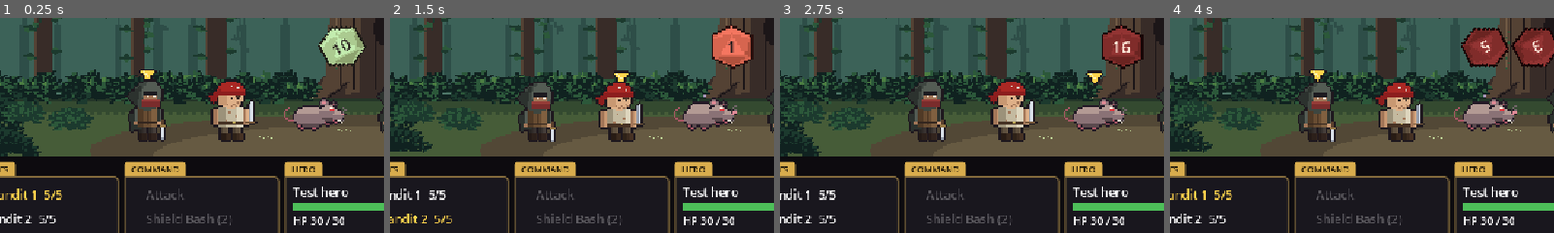
Above: before the commit, frames 1-4 (left to right).
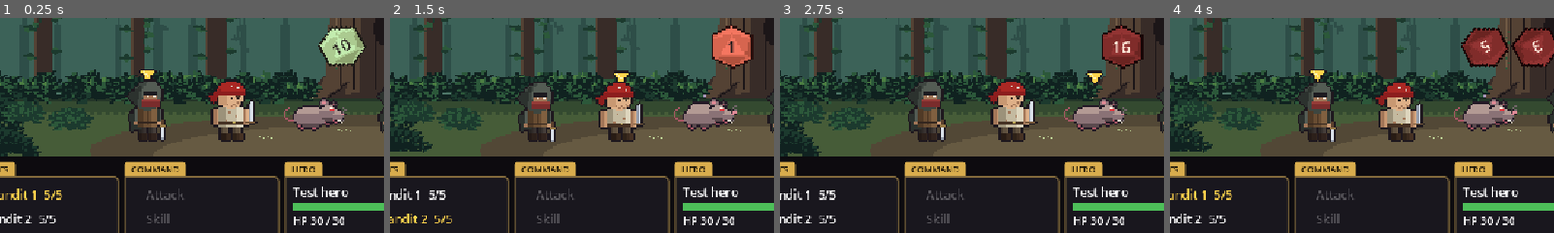
Above: after the commit, the same moments.

Repository: khasmn/project-k
Game: Godot game, scene res://scenes/combat/combat.tscn
Two runs of this game, one before a commit and one after it. Both use one fixed random seed, a clock stepped at 60 frames per second and the inputs below. This scene is started directly instead of the project's main scene.
Inputs (mouse positions are % of the whole screen's width and height, from its top left):
- Up to frame 1 (0.25 s): no input
- Up to frame 2 (1.5 s): click (25, 46) at 0.52 s; click (36, 46) at 1.27 s
- Up to frame 3 (2.75 s): click (46, 46) at 2.02 s
- Up to frame 4 (4 s): click (57, 46) at 2.77 s; click "Bandit 1 5/5" at 3.5 s
The pictures show only the part of the screen within x 6-56%, y 25-75%; the shares and areas given below are measured in that part.

The runs differ from the first frame. In frame 1, 0.3% of the frame differs, in the area x 40-61%, y 90-97%; in frame 2, 0.3%; in frame 3, 0.3%; in frame 4, 0.3%.

Commit message:
Add skill list and a second skill per class
Co-Authored-By: Claude Opus 5.5 <noreply@anthropic.com>

Diff:
--- a/data/classes.json
+++ b/data/classes.json
@@ -1,10 +1,10 @@
 {
-	"warrior": {"name": "Warrior", "impact": "slash", "skill": "shield_bash", "role": "Front-line melee", "weapon": "Sword", "damage_die": 8, "attack_stat": "attack", "evolves": "Knight or Berserker",
+	"warrior": {"name": "Warrior", "impact": "slash", "skills": ["shield_bash", "iron_guard"], "role": "Front-line melee", "weapon": "Sword", "damage_die": 8, "attack_stat": "attack", "evolves": "Knight or Berserker",
 		"stats": {"hp": 32, "attack": 3, "magic": 0, "defense": 2, "speed": 1, "charisma": 1, "luck": 1}},
-	"archer": {"name": "Archer", "projectile": "arrow", "impact": "punch", "skill": "poison_arrow", "role": "Ranged damage", "weapon": "Bow", "damage_die": 8, "attack_stat": "attack", "evolves": "Ranger or Sharpshooter",
+	"archer": {"name": "Archer", "projectile": "arrow", "impact": "punch", "skills": ["poison_arrow", "aimed_shot"], "role": "Ranged damage", "weapon": "Bow", "damage_die": 8, "attack_stat": "attack", "evolves": "Ranger or Sharpshooter",
 		"stats": {"hp": 34, "attack": 3, "magic": 0, "defense": 2, "speed": 3, "charisma": 1, "luck": 2}},
-	"mage": {"name": "Mage", "projectile": "bolt", "impact": "spark", "skill": "fireball", "role": "Spells", "weapon": "Magic bolt", "damage_die": 10, "attack_stat": "magic", "evolves": "Elementalist or Warlock",
+	"mage": {"name": "Mage", "projectile": "bolt", "impact": "spark", "skills": ["fireball", "frost_bolt"], "role": "Spells", "weapon": "Magic bolt", "damage_die": 10, "attack_stat": "magic", "evolves": "Elementalist or Warlock",
 		"stats": {"hp": 30, "attack": 0, "magic": 4, "defense": 1, "speed": 2, "charisma": 2, "luck": 1}},
-	"brawler": {"name": "Brawler", "impact": "punch", "skill": "flurry", "role": "Fast unarmed combos", "weapon": "Fists", "damage_die": 8, "attack_stat": "attack", "evolves": "Monk or Pit Fighter",
+	"brawler": {"name": "Brawler", "impact": "punch", "skills": ["flurry", "uppercut"], "role": "Fast unarmed combos", "weapon": "Fists", "damage_die": 8, "attack_stat": "attack", "evolves": "Monk or Pit Fighter",
 		"stats": {"hp": 30, "attack": 3, "magic": 0, "defense": 2, "speed": 4, "charisma": 1, "luck": 1}}
 }
--- a/data/skills.json
+++ b/data/skills.json
@@ -7,6 +7,14 @@
 		"save": "speed", "area": "all", "effect": {"status": "burn", "power": 2, "turns": 2}},
 	"flurry": {"name": "Flurry", "pose": "brawler_skill", "impact": "punch", "cost": 2, "description": "Two attacks this turn, each at -2 to hit.",
 		"attacks": 2, "to_hit": -2},
+	"iron_guard": {"name": "Iron Guard", "pose": "warrior_guard", "shield_fx": "gold_shield", "cost": 1, "description": "No attack. You gain Shield 6: it blocks the next 6 damage.",
+		"shield": 6},
+	"aimed_shot": {"name": "Aimed Shot", "pose": "archer_aimed", "projectile": "arrow", "impact": "spark", "cost": 2, "description": "Attack with advantage (roll two d20, keep the higher). +1d6 damage on a hit.",
+		"advantage": true, "extra_die": 6},
+	"frost_bolt": {"name": "Frost Bolt", "pose": "mage_frost", "projectile": "frost_bolt", "impact": "ice", "cost": 2, "description": "Attack. On a hit the target makes a Speed save or is frozen (stunned: loses its next turn).",
+		"effect": {"status": "stun", "save": "speed"}},
+	"uppercut": {"name": "Uppercut", "pose": "brawler_uppercut", "impact": "uppercut", "cost": 2, "description": "Attack at -2 to hit, +1d8 damage on a hit.",
+		"to_hit": -2, "extra_die": 8},
 
 	"diseased_bite": {"name": "Diseased Bite", "impact": "bite", "effect": {"status": "poison", "power": 1, "turns": 3, "save": "defense"}},
 	"cheap_shot": {"name": "Cheap Shot", "aura": "dust", "impact": "slash", "advantage": true},
--- a/scripts/character/character_draft.gd
+++ b/scripts/character/character_draft.gd
@@ -51,7 +51,7 @@
 		"speed": s.speed,
 		"damage_die": hero_class.damage_die,
 		"weapon": hero_class.weapon.to_lower(),
-		"skill": hero_class.skill,
+		"skills": hero_class.skills,
 		"effects": races[race_id].get("effects", {}).merged(talents[talent_id].get("effects", {})),
 		"passive_names": _passive_names(),
 	}
--- a/scripts/combat/combat_screen.gd
+++ b/scripts/combat/combat_screen.gd
@@ -33,7 +33,7 @@
 
 func _ready() -> void:
 	%AttackButton.pressed.connect(_on_attack)
-	%SkillButton.pressed.connect(_on_skill)
+	%SkillButton.pressed.connect(_open_skills)
 	%DefendButton.pressed.connect(_on_defend)
 	%FleeButton.pressed.connect(_on_flee)
 	%ItemButton.pressed.connect(_open_items)
@@ -72,10 +72,7 @@
 	target = enemies[0]
 	hero.start_fight()
 	%FleeButton.visible = not Run.is_boss()
-	%SkillButton.visible = not hero.skill.is_empty()
-	if not hero.skill.is_empty():
-		%SkillButton.text = "   %s (%d)" % [hero.skill.name, hero.skill.cost]
-		%SkillButton.tooltip_text = "%s Costs %d Energy; you get 1 back each turn." % [hero.skill.description, hero.skill.cost]
+	%SkillButton.visible = not hero.skills.is_empty()
 	for foe in enemies:
 		%EnemyList.add_child(_make_card(foe))
 		var row: Button = UI.menu_button("", _set_target.bind(foe))
@@ -137,8 +134,8 @@
 func _info(foe: Combatant) -> String:
 	var text: String = "%s\nHP %d / %d\nAttack %d, %s (d%d)\nArmor %d   Speed %d" % [
 		foe.display_name, foe.hp, foe.max_hp, foe.attack, foe.weapon, foe.damage_die, foe.armor(), foe.speed]
-	if not foe.skill.is_empty():
-		text += "\nSkill: %s" % foe.skill.name
+	if not foe.skills.is_empty():
+		text += "\nSkill: %s" % foe.skills[0].name
 	if foe.status_text():
 		text += "\n" + foe.status_text()
 	return text
@@ -170,14 +167,26 @@
 	_after_action()
 
 
-func _on_skill() -> void:
+## The skill list: name and Energy cost; a skill you can't pay for is greyed out.
+func _open_skills() -> void:
+	var buttons: Array[Button] = []
+	for skill in hero.skills:
+		var button: Button = UI.menu_button("%s (%d Energy)" % [skill.name, skill.cost], _on_skill.bind(skill))
+		button.tooltip_text = "%s You get 1 Energy back each turn." % skill.description
+		button.disabled = hero.energy < int(skill.cost)
+		buttons.append(button)
+	_open_menu(buttons)
+
+
+func _on_skill(skill: Dictionary) -> void:
+	_close_menu()
 	_set_buttons_enabled(false)
 	var foes: Array[Combatant] = [target]
 	foes.append_array(_alive().filter(func(foe: Combatant) -> bool: return foe != target))
 	var before: Dictionary = _snapshot()
-	var line: String = hero.use_skill(foes, [hero])
+	var line: String = hero.use_skill(skill, foes, [hero])
 	await dice.show_rolls(true)
-	await _animate(hero, hero.skill, foes if hero.skill.get("area", "") == "all" else [target], before)
+	await _animate(hero, skill, foes if skill.get("area", "") == "all" else [target], before)
 	_log(line)
 	_after_action()
 
@@ -202,6 +211,8 @@
 	if move.has("shield"):  # a shield skill: no attack, the shields light up
 		if user != hero:
 			await fx.monster_cast(node)
+		elif hero_sprite:
+			await hero_sprite.play_attack(move.get("pose", ""), func(_blow: int) -> void: pass)
 		for ally: Combatant in _everyone():
 			if ally.shield > before[ally][1]:
 				fx.play(move.get("shield_fx", "shield"), _node_of(ally))
@@ -263,20 +274,28 @@
 ## Item: swap the action buttons for a list of your items (and Back).
 func _open_items() -> void:
 	var all: Dictionary = Run.data("items")
-	for button in %ItemMenu.get_children():
-		button.queue_free()
+	var buttons: Array[Button] = []
 	for id in Run.items:
 		var item: Dictionary = all[id]
 		var button: Button = UI.menu_button("%s x%d" % [item.name, Run.items[id]], _use_item.bind(id, item))
 		button.tooltip_text = "Heal %d%% of your Max HP" % item.heal_percent
 		button.disabled = Run.items[id] == 0 or hero.hp == hero.max_hp
+		buttons.append(button)
+	_open_menu(buttons)
+
+
+## Item and Skill lists share one box in place of the COMMAND buttons, with Back at the bottom.
+func _open_menu(buttons: Array[Button]) -> void:
+	for old in %ItemMenu.get_children():
+		old.queue_free()
+	for button in buttons:
 		%ItemMenu.add_child(button)
-	%ItemMenu.add_child(UI.menu_button("Back", _close_items))
+	%ItemMenu.add_child(UI.menu_button("Back", _close_menu))
 	%Buttons.hide()
 	%ItemMenu.show()
 
 
-func _close_items() -> void:
+func _close_menu() -> void:
 	%ItemMenu.hide()
 	%Buttons.show()
 
@@ -285,7 +304,7 @@
 func _use_item(id: String, item: Dictionary) -> void:
 	if Run.items[id] == 0:
 		return
-	_close_items()
+	_close_menu()
 	_set_buttons_enabled(false)
 	Run.items[id] -= 1
 	var healed: int = mini(ceili(hero.max_hp * item.heal_percent / 100.0), hero.max_hp - hero.hp)
@@ -339,11 +358,11 @@
 			_log("%s is stunned and loses this turn!" % foe.display_name)
 			continue
 		# The skill-chance d6 isn't animated: it would add a throw to every monster turn.
-		var uses_skill: bool = not foe.skill.is_empty() and Dice.roll(6, false) >= Combatant.SKILL_CHANCE
+		var uses_skill: bool = not foe.skills.is_empty() and Dice.roll(6, false) >= Combatant.SKILL_CHANCE
 		var before: Dictionary = _snapshot()
-		var line: String = foe.use_skill([hero], _alive()) if uses_skill else foe.strike(hero)
+		var line: String = foe.use_skill(foe.skills[0], [hero], _alive()) if uses_skill else foe.strike(hero)
 		await dice.show_rolls(false)
-		await _animate(foe, foe.skill if uses_skill else {}, [hero], before)
+		await _animate(foe, foe.skills[0] if uses_skill else {}, [hero], before)
 		_log(line)
 		_update_labels()
 		if not hero.is_alive():
@@ -544,7 +563,7 @@
 	if not enabled:
 		_show_info(false)
 	%AttackButton.disabled = not enabled
-	%SkillButton.disabled = not enabled or hero.energy < int(hero.skill.get("cost", 0))
+	%SkillButton.disabled = not enabled or hero.skills.all(func(skill: Dictionary) -> bool: return hero.energy < int(skill.cost))
 	%DefendButton.disabled = not enabled
 	%FleeButton.disabled = not enabled
 	%ItemButton.disabled = not enabled or Run.items.values().all(func(count: int) -> bool: return count == 0)
--- a/scripts/combat/combatant.gd
+++ b/scripts/combat/combatant.gd
@@ -19,7 +19,7 @@
 var exp_reward: int = 0
 var gold_reward: int = 0
 var defending: bool = false
-var skill: Dictionary = {}  # from data/skills.json; {} = no skill
+var skills: Array[Dictionary] = []  # from data/skills.json: heroes list "skills", monsters have one "skill"
 var energy: int = MAX_ENERGY  # heroes pay a skill's "cost" in Energy; monsters use theirs by chance
 var shield: int = 0  # absorbs this much damage, then breaks
 var statuses: Dictionary = {}  # "poison"/"burn" -> {"power", "turns"}, "stun" -> true
@@ -49,8 +49,8 @@
 	weapon = data.get("weapon", "weapon")
 	var looks: Variant = data.get("sprite", "")
 	sprite = looks[Dice.roll(looks.size()) - 1] if looks is Array else looks  # a list of looks: pick one
-	if data.has("skill"):
-		skill = Run.data("skills")[data.skill]
+	for id: String in data.get("skills", [data.skill] if data.has("skill") else []):
+		skills.append(Run.data("skills")[id])
 	exp_reward = int(data.get("exp", 0))
 	gold_reward = int(data.get("gold", 0))
 	passive_names = data.get("passive_names", {})
@@ -244,8 +244,8 @@
 	return "%s: %d damage a turn for %d turns!" % [name, effect.power, effect.turns]
 
 
-## Use this fighter's skill. foes: who it can hit (the target first); allies: its own side (itself included).
-func use_skill(foes: Array[Combatant], allies: Array[Combatant]) -> String:
+## Use one of this fighter's skills. foes: who it can hit (the target first); allies: its own side (itself included).
+func use_skill(skill: Dictionary, foes: Array[Combatant], allies: Array[Combatant]) -> String:
 	energy -= int(skill.get("cost", 0))
 	var lines: PackedStringArray = ["%s uses %s!" % [display_name, skill.name]]
 	if skill.has("shield"):
@@ -255,7 +255,7 @@
 			lines.append("    %s gains Shield %d." % [ally.display_name, ally.shield])
 	elif skill.has("save"):
 		for foe in (foes if skill.get("area", "") == "all" else foes.slice(0, 1)):
-			lines.append(_blast(foe))
+			lines.append(_blast(foe, skill))
 	else:
 		for i in int(skill.get("attacks", 1)):
 			if foes[0].is_alive():
@@ -264,7 +264,7 @@
 
 
 ## A save-based attack (no attack roll): fail = full damage and the effect, pass = half damage.
-func _blast(foe: Combatant) -> String:
+func _blast(foe: Combatant, skill: Dictionary) -> String:
 	var stat: int = foe.get(skill.save)
 	var result: Dictionary = Dice.check(stat, save_dc())
 	var die: int = int(skill.get("damage_die", damage_die))
--- a/scripts/ui/hero_sprite.gd
+++ b/scripts/ui/hero_sprite.gd
@@ -23,6 +23,10 @@
 	"warrior_skill": {"hits": [2], "frames": [[1, 0, 1, 0], [0, -2, 0, -2], [-3, 1, -2, 1], [-3, 1, -3, 1], [-1, 0, -1, 0], [0, 0, 0, 0]]},
 	"archer_skill": {"hits": [4], "frames": [[0, 0, 0, 0], [1, 0, 1, 0], [1, 0, 1, 0], [2, 0, 2, 0], [0, 0, 0, 0], [0, 0, 0, 0]]},
 	"mage_skill": {"hits": [3], "frames": [[0, -1, 0, -1], [0, -1, 0, -1], [1, -1, 1, -1], [-2, 0, -2, 0], [-1, 0, -1, 0], [0, 0, 0, 0]]},
+	"warrior_guard": {"hits": [2], "frames": [[0, 0, 0, 0], [1, 0, 1, 0], [0, 1, 0, 1], [0, 1, 0, 1], [0, 0, 0, 0], [0, 0, 0, 0]]},
+	"archer_aimed": {"hits": [4], "frames": [[0, 0, 0, 0], [1, 0, 1, 0], [1, 0, 1, 0], [2, 0, 2, 0], [0, 0, 0, 0], [0, 0, 0, 0]]},
+	"mage_frost": {"hits": [3], "frames": [[0, 0, 0, 0], [1, 0, 1, 0], [-2, 0, -2, 0], [-3, 0, -2, 0], [-1, 0, -1, 0], [0, 0, 0, 0]]},
+	"brawler_uppercut": {"hits": [2], "frames": [[0, 1, 0, 1], [0, 2, 0, 2], [-2, -1, -2, -1], [-2, -2, -2, -2], [-1, 0, -1, 0], [0, 0, 0, 0]]},
 	"brawler_skill": {"hits": [1, 3], "frames": [[1, 1, 1, 1], [-3, 0, -2, 0], [-1, 0, -1, 0], [-3, 0, -2, 0], [-1, 0, -1, 0], [0, 0, 0, 0]]},
 }
 
--- a/tests/play.gd
+++ b/tests/play.gd
@@ -4,7 +4,7 @@
 ## /Applications/Godot.app/Contents/MacOS/Godot --headless --script res://tests/play.gd -- [options] actions...
 ## Options: --seed N, --force 20,1,..., --race elf, --talent lucky, --class mage (ids from data/*.json;
 ## race and talent are rolled and class is warrior if not given).
-## Actions in a fight: t1-t4 to target a monster card, attack, skill, defend, flee, info, item (then 1 = first item, or back),
+## Actions in a fight: t1-t4 to target a monster card, attack, skill, defend, flee, info, item or skill (then 1 = first in the list, or back),
 ## 1 to click a choice ("Continue", "New hero").
 ## On the path screen: 1/2/3 to pick a door (or Rest/Train), character to open the stat panel,
 ## then +hp, +attack, +defense, +speed to add a point (-hp etc. to take it back), confirm or close.
@@ -121,7 +121,7 @@
 		var items: Array = _node("%ItemMenu").get_children()
 		for n in items.size() - 1:
 			print("  %d) %s%s" % [n + 1, items[n].text.strip_edges(), " (can't use now)" if items[n].disabled else ""])
-		print("Items open. Possible: 1-%d, back" % (items.size() - 1))
+		print("List open. Possible: 1-%d, back" % (items.size() - 1))
 	elif choices.is_empty():
 		print(_node("%TurnLabel").text + ". Possible: t1-t%d, attack, %sdefend%s, item" % [cards.size(),
 			"" if _node("%SkillButton").disabled else "skill, ", ", flee" if _node("%FleeButton").visible else ""])
--- a/tests/test_skills.gd
+++ b/tests/test_skills.gd
@@ -13,15 +13,17 @@
 	# Every class and monster skill id exists, and hero skills have a cost and a description.
 	for file in ["classes", "enemies"]:
 		for entry: Dictionary in Run.data(file).values():
-			_check(not entry.has("skill") or skills.has(entry.skill), "unknown skill %s" % entry.get("skill"))
+			for id: String in entry.get("skills", [entry.skill] if entry.has("skill") else []):
+				_check(skills.has(id), "unknown skill %s" % id)
 	for entry: Dictionary in Run.data("classes").values():
-		_check(skills[entry.skill].has("cost") and skills[entry.skill].has("description"), "hero skill without cost")
+		for id: String in entry.skills:
+			_check(skills[id].has("cost") and skills[id].has("description"), "hero skill %s without cost" % id)
 
 	# Energy: starts full, a skill costs its cost, +1 each turn up to the max.
 	var warrior: Combatant = _fighter("shield_bash", 3)
 	warrior.start_fight()
 	Dice.forced_rolls = [1]  # a natural 1: miss
-	warrior.use_skill([_dummy()], [warrior])
+	warrior.use_skill(warrior.skills[0], [_dummy()], [warrior])
 	_check(warrior.energy == 1, "Shield Bash didn't cost 2 Energy")
 	warrior.start_turn()
 	warrior.start_turn()
@@ -54,7 +56,7 @@
 	var near: Combatant = _dummy()
 	var far: Combatant = _dummy()
 	Dice.forced_rolls = [20, 8, 2, 8]  # near saves (nat 20): 8 + 2 = 10, half 5; far fails (2): 10, burns
-	mage.use_skill([near, far], [mage])
+	mage.use_skill(mage.skills[0], [near, far], [mage])
 	_check(near.hp == 45 and far.hp == 40, "Fireball damage wrong: %d, %d" % [near.hp, far.hp])
 	_check(far.statuses.has("burn") and not near.statuses.has("burn"), "Fireball burn wrong")
 
@@ -62,19 +64,29 @@
 	var brawler: Combatant = _fighter("flurry", 3)
 	foe = _dummy()
 	Dice.forced_rolls = [9, 1, 8]  # first hits (9 + 1 = 10), second misses (8 + 1 = 9)
-	var flurry: String = brawler.use_skill([foe], [brawler])
+	var flurry: String = brawler.use_skill(brawler.skills[0], [foe], [brawler])
 	_check(flurry.count("attacks Dummy") == 2 and foe.hp == 48, "Flurry wrong: %d HP" % foe.hp)
 
 	# Monster skills: Cleave adds a d4; Rally shields every ally.
 	var orc: Combatant = _fighter("cleave", 0)
 	foe = _dummy()
 	Dice.forced_rolls = [15, 2, 3]
-	orc.use_skill([foe], [orc])
+	orc.use_skill(orc.skills[0], [foe], [orc])
 	_check(foe.hp == 45, "Cleave extra die wrong: %d" % foe.hp)
 	var captain: Combatant = _fighter("rally", 0)
 	var guard: Combatant = _dummy()
-	captain.use_skill([foe], [captain, guard])
+	captain.use_skill(captain.skills[0], [foe], [captain, guard])
 	_check(captain.shield == 3 and guard.shield == 3, "Rally didn't shield everyone")
+
+	# Second skills: Iron Guard shields only the user; Uppercut adds a d8.
+	var guard_user: Combatant = _fighter("iron_guard", 0)
+	guard_user.use_skill(guard_user.skills[0], [foe], [guard_user, guard])
+	_check(guard_user.shield == 6 and guard.shield == 3, "Iron Guard shield wrong")
+	var boxer: Combatant = _fighter("uppercut", 3)
+	foe = _dummy()
+	Dice.forced_rolls = [9, 2, 5]  # 9 + 3 - 2 = 10 hits Armor 10; d8 2 + half Attack 1 + d8 5
+	boxer.use_skill(boxer.skills[0], [foe], [boxer])
+	_check(foe.hp == 42, "Uppercut damage wrong: %d HP" % foe.hp)
 
 	# A new fight clears Energy, statuses and shields.
 	far.start_fight()
Binary file added: assets/sprites/fx/frost_bolt.png
Not shown, added: assets/sprites/fx/frost_bolt.png.import
Binary file added: assets/sprites/fx/gold_shield.png
Not shown, added: assets/sprites/fx/gold_shield.png.import
Binary file added: assets/sprites/fx/ice.png
Not shown, added: assets/sprites/fx/ice.png.import
Binary file added: assets/sprites/fx/uppercut.png
Not shown, added: assets/sprites/fx/uppercut.png.import
Binary file added: assets/sprites/hero/weapon/archer_aimed.png
Not shown, added: assets/sprites/hero/weapon/archer_aimed.png.import
Binary file added: assets/sprites/hero/weapon/brawler_uppercut.png
Not shown, added: assets/sprites/hero/weapon/brawler_uppercut.png.import
(and 7 more such lines)
